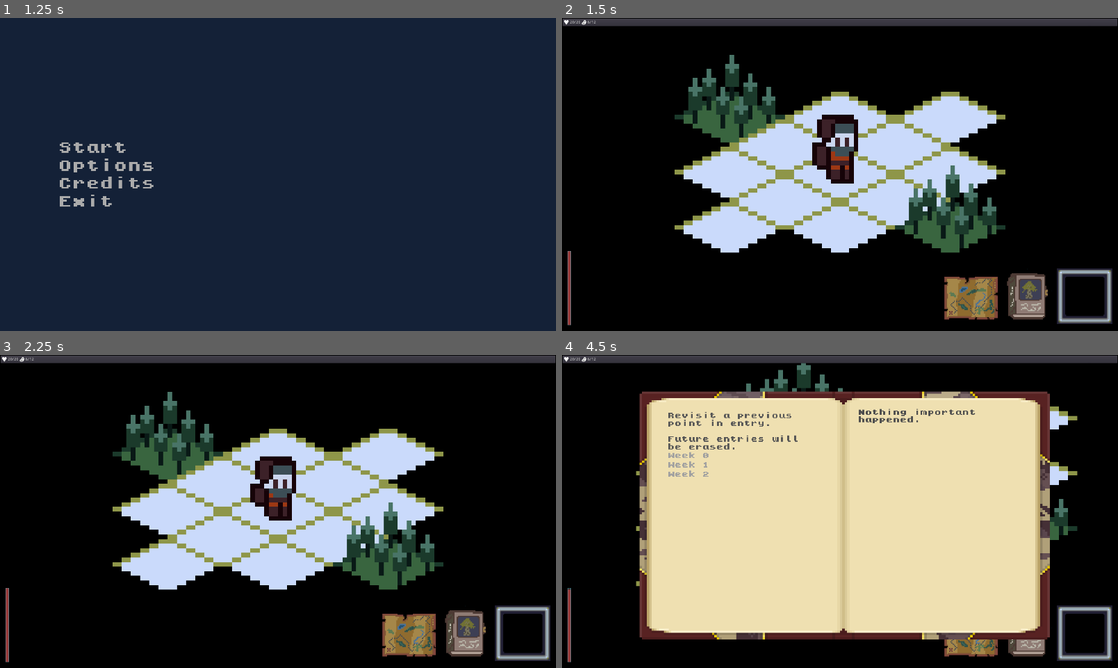
Above: before the commit, frames 1-4 (two rows, left to right).
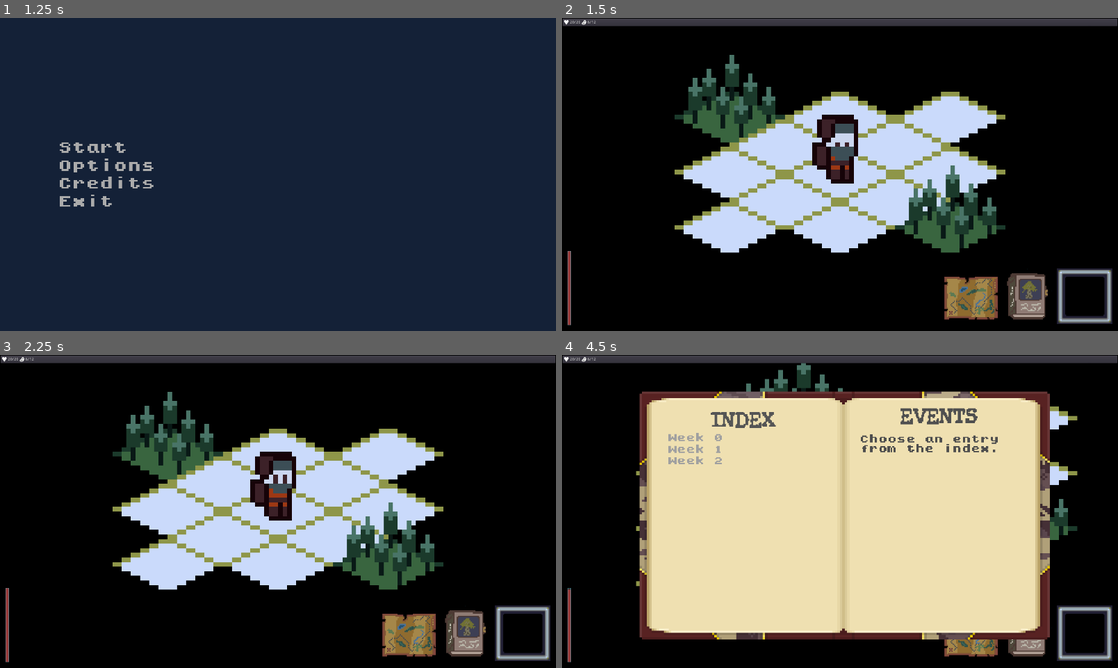
Above: after the commit, the same moments.

Repository: ZeeHatcher/project-forgotten
Game: Godot game, scene res://scenes/start_screen/start_screen.tscn
Same seed, same stepped clock (60 frames per second), same inputs: the game is played once before the commit and once after it.
Inputs (mouse positions are in pixels of both pictures, inside the frame that each line leads up to):
- Up to frame 1 (1.25 s): tap Enter at 0.5 s; move the mouse to (400, 158) at 0.52 s; hold D (move_right) from 0.53 s (still down); hold Tab (journal) from 0.53 s (still down); click (400, 158) at 0.67 s
- Up to frame 2 (1.5 s): release D (move_right) at 1.25 s; release Tab (journal) at 1.25 s; click "Start" at 1.25 s
- Up to frame 3 (2.25 s): click (411, 633) at 2 s
- Up to frame 4 (4.5 s): click (1029, 633) at 2.75 s; tap Space at 3.5 s; move the mouse to (728, 527) at 3.52 s; hold S (move_down) 3.53-4.28 s; tap Tab (journal) at 3.6 s; move the mouse to (895, 442) at 4.27 s; hold D (move_right) from 4.28 s (still down); hold Tab (journal) from 4.28 s (still down)

Frame 1 is identical in both runs. In frame 2, 0.1% of the frame differs, in the area x 48-54%, y 38-46%; in frame 3, 0.5%; in frame 4, 2.2%, in the area x 19-79%, y 16-39%.

Commit message:
redesign ui

Diff:
--- a/entities/player/player.tscn
+++ b/entities/player/player.tscn
@@ -55,6 +55,7 @@
 position = Vector2( 0, -10 )
 frames = SubResource( 7 )
 animation = "idle"
+frame = 2
 playing = true
 
 [node name="EventDetector" type="Area2D" parent="."]
--- a/main.tscn
+++ b/main.tscn
@@ -13,7 +13,7 @@
 [ext_resource path="res://assets/ui/progress_bar_frame_v.png" type="Texture" id=11]
 [ext_resource path="res://assets/ui/progress_bar_v.png" type="Texture" id=12]
 [ext_resource path="res://assets/ui/progress_bar_frame.png" type="Texture" id=13]
-[ext_resource path="res://temperature_bar.gd" type="Script" id=14]
+[ext_resource path="res://ui/temperature_bar.gd" type="Script" id=14]
 [ext_resource path="res://misc/random_event_tiles.gd" type="Script" id=15]
 [ext_resource path="res://resources/terrain_tileset.tres" type="TileSet" id=16]
 [ext_resource path="res://misc/gamesave_service.gd" type="Script" id=17]
--- a/scenes/ui_test.tscn
+++ b/scenes/ui_test.tscn
@@ -23,27 +23,27 @@
 [node name="Label2" type="Label" parent="VBoxContainer"]
 margin_top = 104.0
 margin_right = 807.0
-margin_bottom = 128.0
+margin_bottom = 136.0
 theme = ExtResource( 1 )
 text = "Default Body"
 
 [node name="Label3" type="Label" parent="VBoxContainer"]
-margin_top = 132.0
+margin_top = 140.0
 margin_right = 807.0
-margin_bottom = 156.0
+margin_bottom = 164.0
 theme = ExtResource( 3 )
 text = "Outlined Body"
 
 [node name="Label4" type="Label" parent="VBoxContainer"]
-margin_top = 160.0
+margin_top = 168.0
 margin_right = 807.0
-margin_bottom = 218.0
+margin_bottom = 226.0
 theme = ExtResource( 4 )
 text = "Big Body"
 
 [node name="Label5" type="Label" parent="VBoxContainer"]
-margin_top = 222.0
+margin_top = 230.0
 margin_right = 807.0
-margin_bottom = 288.0
+margin_bottom = 296.0
 theme = ExtResource( 5 )
 text = "Default Title"
--- a/themes/default_body.tres
+++ b/themes/default_body.tres
@@ -3,7 +3,7 @@
 [ext_resource path="res://assets/fonts/kongtext/kongtext.ttf" type="DynamicFontData" id=1]
 
 [sub_resource type="DynamicFont" id=1]
-size = 24
+size = 32
 outline_color = Color( 0.2, 0.2, 0.2, 1 )
 font_data = ExtResource( 1 )
 
--- a/ui/journal/journal.gd
+++ b/ui/journal/journal.gd
@@ -3,7 +3,15 @@
 
 signal load_game(index)
 
+
+export(String) var unselected_text := "Choose an entry from the index."
+export(String) var uneventful_text := "Nothing important happened."
+
+var selected := 0
+
 onready var _item_list := $LeftPage/ItemList
+onready var _load_button := $Control/LoadButton
+onready var _content_text := $Control/RightPage/ContentText
 
 
 func _ready():
@@ -13,6 +21,9 @@
 func show() -> void:
 	visible = !visible
 	get_tree().paused = visible
+	_load_button.visible = false
+	_content_text.text = unselected_text
+	_content_text.bbcode_text = unselected_text
 
 
 func _load_save(index: int) -> void:
@@ -22,12 +33,11 @@
 
 func _on_ItemList_item_selected(index):
 	print_debug("select " + str(index))
+	selected = index
+	_load_button.visible = true
 
-
-func _on_ItemList_item_activated(index):
-	print_debug("loading " + str(index))
-	_load_save(index)
-	emit_signal("load_game", index)
+	_content_text.text = uneventful_text
+	_content_text.bbcode_text = uneventful_text
 
 
 func _on_GameSaveService_update_saves(save_count):
@@ -38,3 +48,9 @@
 
 func _on_GameSaveService_show_journal():
 	show()
+
+
+func _on_LoadSaveLabel_pressed():
+	print_debug("loading " + str(selected))
+	_load_save(selected)
+	emit_signal("load_game", selected)
--- a/ui/journal/journal.tscn
+++ b/ui/journal/journal.tscn
@@ -1,8 +1,17 @@
-[gd_scene load_steps=4 format=2]
+[gd_scene load_steps=6 format=2]
 
 [ext_resource path="res://assets/images/book.png" type="Texture" id=1]
 [ext_resource path="res://themes/default_body.tres" type="Theme" id=2]
 [ext_resource path="res://ui/journal/journal.gd" type="Script" id=3]
+[ext_resource path="res://themes/default_title.tres" type="Theme" id=4]
+
+[sub_resource type="StyleBoxFlat" id=1]
+bg_color = Color( 0, 0, 0, 0.0392157 )
+border_width_left = 2
+border_width_top = 2
+border_width_right = 5
+border_width_bottom = 5
+border_color = Color( 0.27451, 0.27451, 0.27451, 1 )
 
 [node name="Journal" type="TextureRect"]
 pause_mode = 2
@@ -22,15 +31,15 @@
 
 [node name="Label" type="Label" parent="LeftPage"]
 margin_right = 525.0
-margin_bottom = 667.0
+margin_bottom = 66.0
+theme = ExtResource( 4 )
 custom_colors/font_color = Color( 0.337255, 0.337255, 0.337255, 1 )
-text = "Revisit a previous point in entry.
-
-Future entries will be erased."
+text = "INDEX"
+align = 1
 autowrap = true
 
 [node name="ItemList" type="ItemList" parent="LeftPage"]
-margin_top = 671.0
+margin_top = 70.0
 margin_right = 525.0
 margin_bottom = 716.0
 size_flags_horizontal = 3
@@ -41,24 +50,49 @@
 "_editor_description_": ""
 }
 
-[node name="RightPage" type="ScrollContainer" parent="."]
-anchor_left = 1.0
+[node name="Control" type="Control" parent="."]
+margin_left = 1018.0
+margin_top = 184.0
+margin_right = 1580.0
+margin_bottom = 912.0
+
+[node name="Label" type="Label" parent="Control"]
+margin_right = 549.0
+margin_bottom = 66.0
+theme = ExtResource( 4 )
+custom_colors/font_color = Color( 0.313726, 0.313726, 0.313726, 1 )
+text = "EVENTS"
+align = 1
+
+[node name="RightPage" type="ScrollContainer" parent="Control"]
 anchor_right = 1.0
 anchor_bottom = 1.0
-margin_left = -904.0
-margin_top = 186.0
-margin_right = -320.0
-margin_bottom = -210.0
+margin_top = 90.0
+margin_bottom = -81.0
+size_flags_horizontal = 3
+size_flags_vertical = 3
 scroll_horizontal_enabled = false
 
-[node name="RichTextLabel" type="RichTextLabel" parent="RightPage"]
-margin_right = 584.0
-margin_bottom = 719.0
+[node name="ContentText" type="RichTextLabel" parent="Control/RightPage"]
+margin_right = 562.0
+margin_bottom = 557.0
 size_flags_horizontal = 3
 size_flags_vertical = 3
 custom_colors/default_color = Color( 0.305882, 0.305882, 0.305882, 1 )
 bbcode_text = "Nothing important happened."
 text = "Nothing important happened."
 
-[connection signal="item_activated" from="LeftPage/ItemList" to="." method="_on_ItemList_item_activated"]
+[node name="LoadButton" type="Button" parent="Control"]
+margin_left = 35.0
+margin_top = 688.0
+margin_right = 511.0
+margin_bottom = 741.0
+hint_tooltip = "Future entries will be erased."
+size_flags_horizontal = 3
+size_flags_vertical = 3
+custom_colors/font_color = Color( 0.529412, 0.529412, 0.529412, 1 )
+custom_styles/normal = SubResource( 1 )
+text = "Revisit entry"
+
 [connection signal="item_selected" from="LeftPage/ItemList" to="." method="_on_ItemList_item_selected"]
+[connection signal="pressed" from="Control/LoadButton" to="." method="_on_LoadSaveLabel_pressed"]
Renamed: temperature_bar.gd -> ui/temperature_bar.gd
